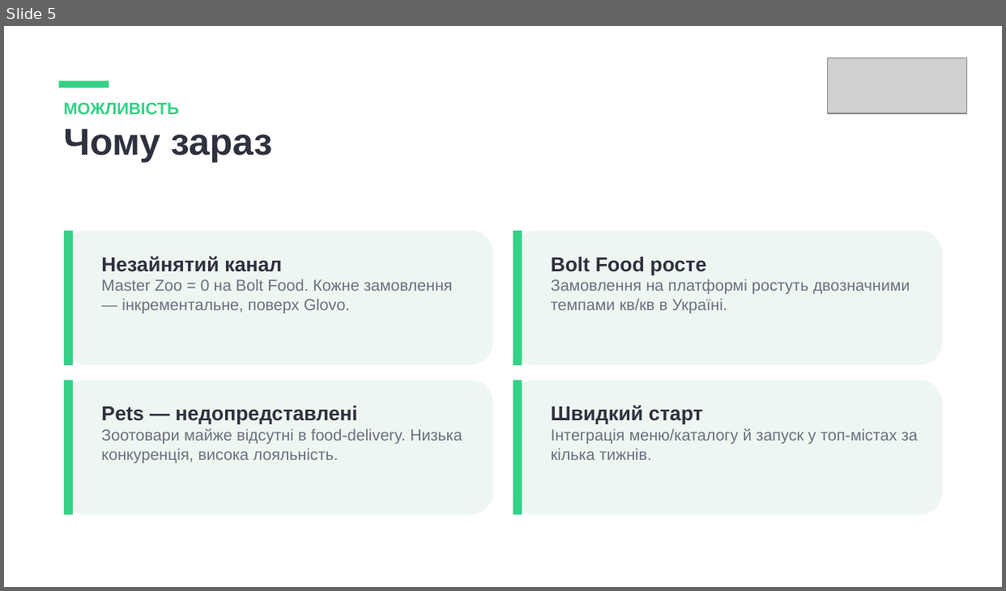
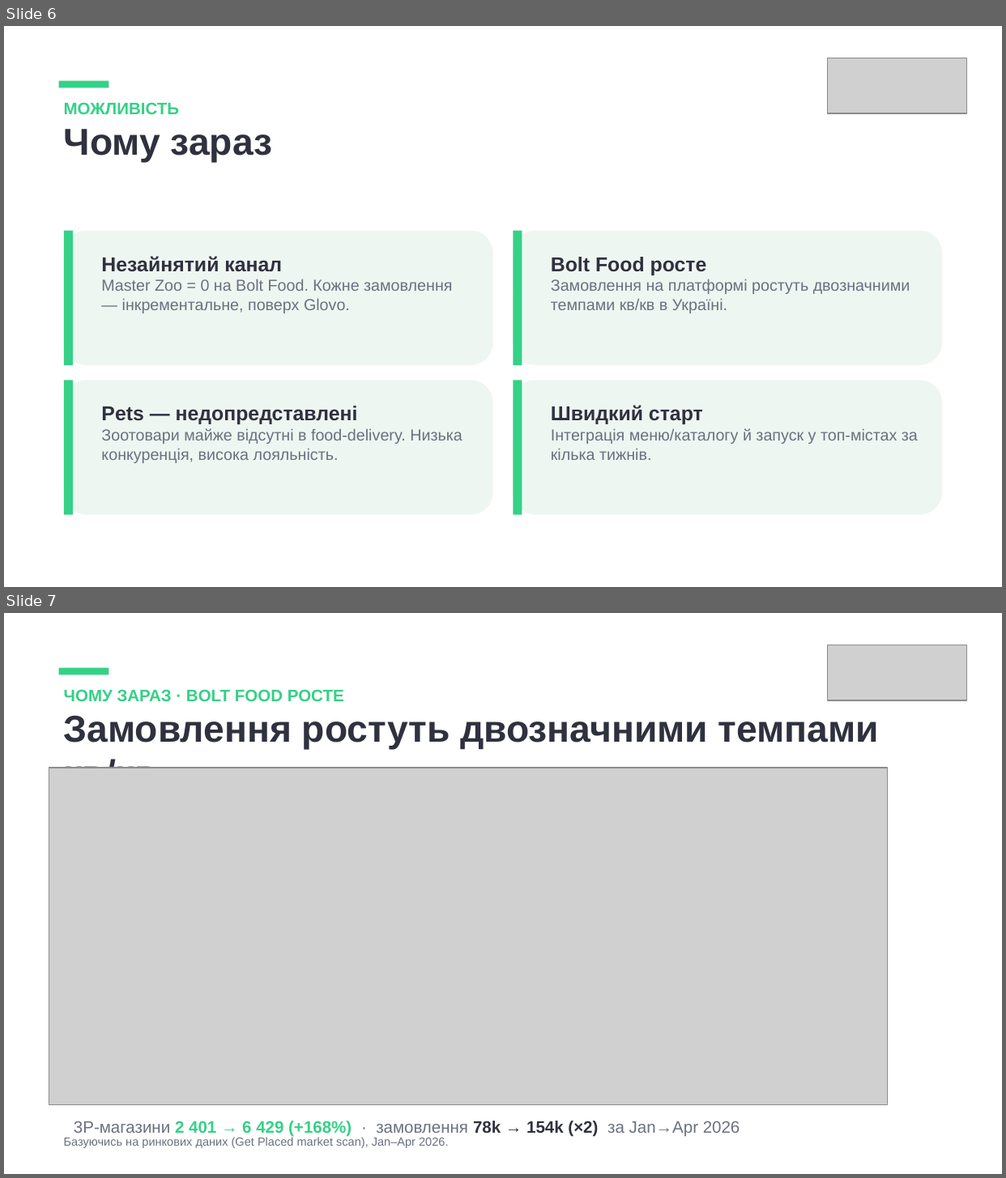
Before and after one commit to yuliianikolaieva/getplaced-report, a slide deck: Master-Zoo-Bolt-Food-Partnership.pptx. Shown one above the other, each under a label of ours: slide 5 before the commit, slides 6 and 7 after it. The pictures are 1006x591 and 1006x1178 pixels, drawn with LibreOffice and Linux fonts; fonts in the diff are those of the drawing; grey boxes stand for pictures. Boxes give left, top, right and bottom in pixels: in the first picture for what was removed or moved away, otherwise in the second. Text is boxed around its words. In the diff, an @@ line names an element or a change of style, - is before the commit and + after.

```diff
--- a/Master-Zoo-Bolt-Food-Partnership.pptx
+++ b/Master-Zoo-Bolt-Food-Partnership.pptx
@@ slide 7 added at [4, 613, 1002, 1174], background #FFFFFF @@
@@ picture added at [827, 645, 967, 700] @@
@@ rectangle added at [59, 668, 108, 675], fill #34D186 @@
@@ text added at [64, 689, 879, 769], 27 pt, text #2F313F, bold @@
+ЧОМУ ЗАРАЗ · BOLT FOOD РОСТЕ
+Замовлення ростуть двозначними темпами кв/кв
@@ picture added at [49, 768, 887, 1105] @@
@@ text added at [74, 1121, 740, 1137], 12 pt, text #6B7080 @@
+3P-магазини 2 401 → 6 429 (+168%) · замовлення 78k → 154k (×2) за Jan→Apr 2026
@@ text added at [64, 1137, 448, 1148], 8.5 pt, text #6B7080 @@
+Базуючись на ринкових даних (Get Placed market scan), Jan–Apr 2026.
@@ what was slide 5 is now slide 6 @@
```
Also in this commit, not shown: 1 slide changed, 8 other slides added, 2 other files.
